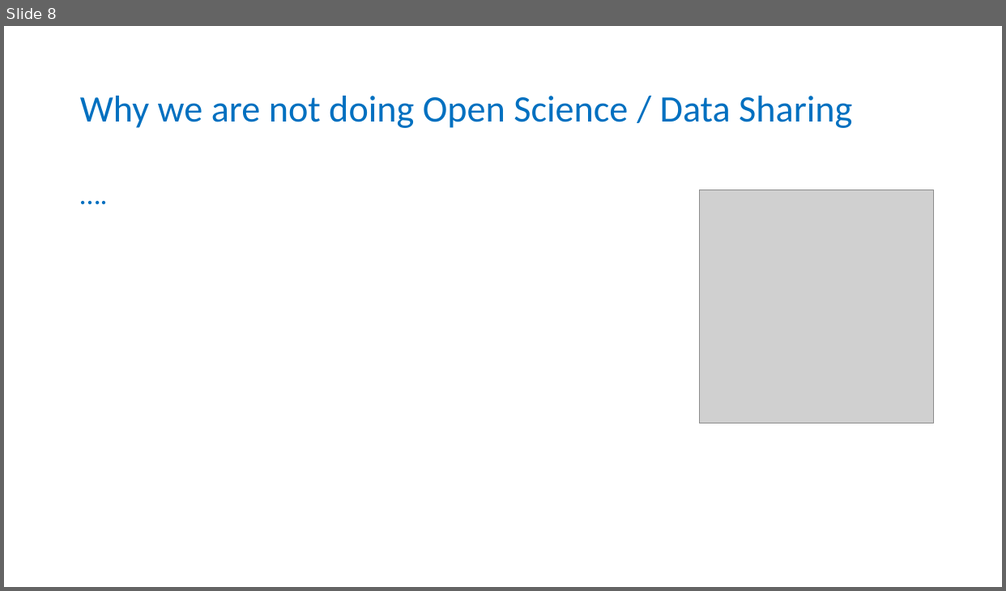
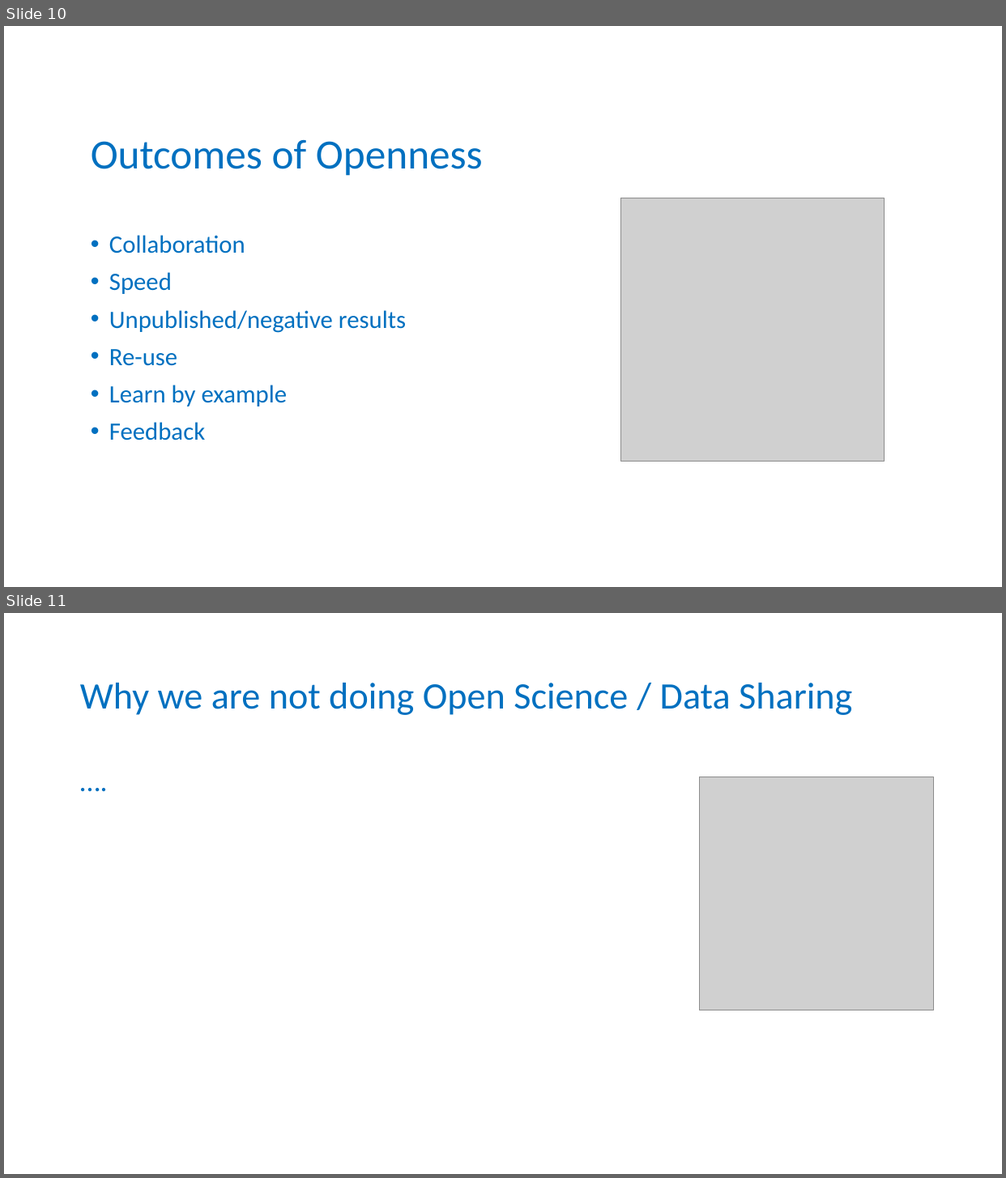
Before and after one commit to tobyhodges/probable-enigma, a slide deck: instructors/01-Why_are_we_here.pptx. Shown one above the other, each under a label of ours: slide 8 before the commit, slides 10 and 11 after it. The pictures are 1006x591 and 1006x1178 pixels, drawn with LibreOffice and Linux fonts; fonts in the diff are those of the drawing; grey boxes stand for pictures; background and template pictures are left out. Boxes give left, top, right and bottom in pixels: in the first picture for what was removed or moved away, otherwise in the second. Text is boxed around its words. In the diff, an @@ line names an element or a change of style, - is before the commit and + after.

```diff
--- a/instructors/01-Why_are_we_here.pptx
+++ b/instructors/01-Why_are_we_here.pptx
@@ slide 10 added at [4,26,1002,587], background #FFFFFF @@
@@ title added at [91,140,483,176], 40 pt, text #0070C0 @@
+Outcomes of Openness
@@ picture added at [621,199,884,462] @@
@@ text added at [109,235,406,441], 24 pt, text #0070C0 @@
+• Collaboration
+• Speed
+• Unpublished/negative results
+• Re-use
+• Learn by example
+• Feedback
@@ what was slide 8 is now slide 11 @@
```
Also in this commit, not shown: 2 other slides added, 1 other file.
